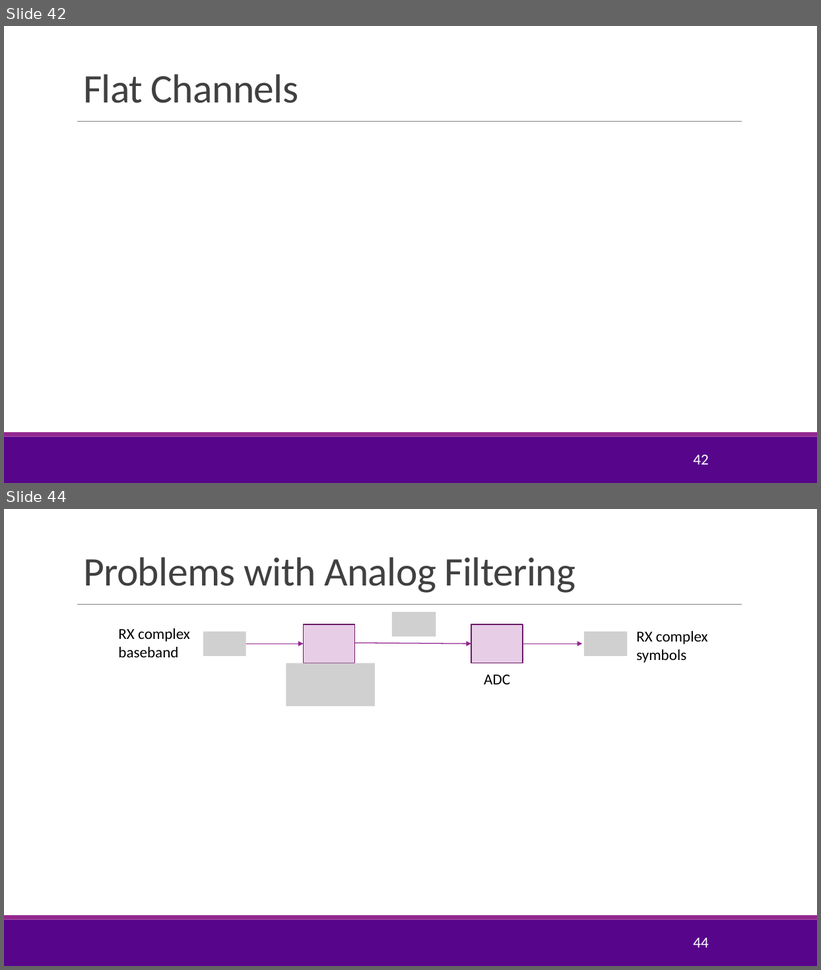
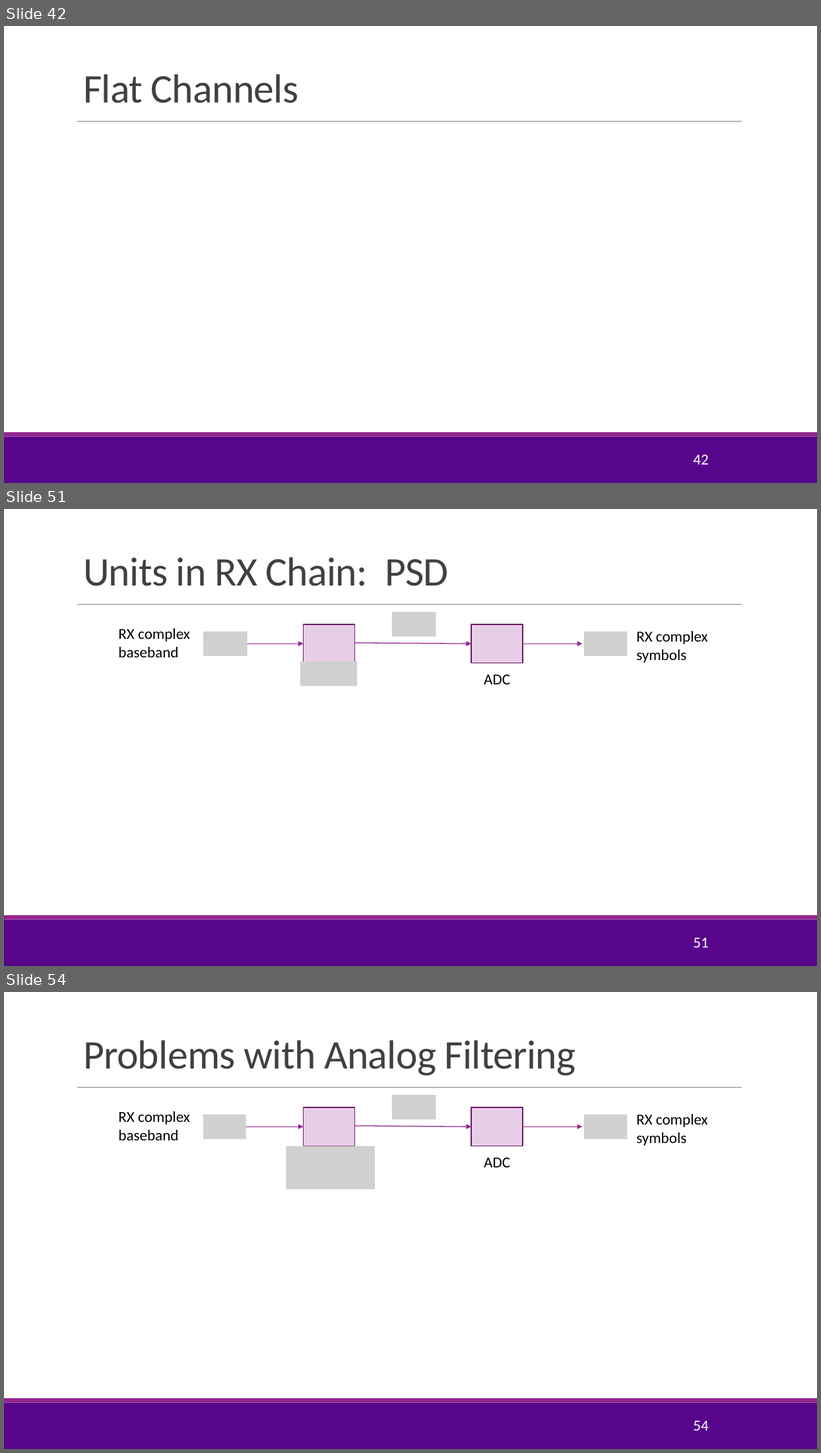
Before and after one commit to sdrangan/digitalcomm, a slide deck: Lectures/Unit03_RxFilter.pptx. Shown one above the other, each under a label of ours: slides 42 and 44 before the commit, slides 42, 51 and 54 after it; the slides between them are not shown. The pictures are 821x970 and 821x1453 pixels, drawn with LibreOffice and Linux fonts; fonts in the diff are those of the drawing; grey boxes stand for pictures; background and template pictures are left out. Boxes give left, top, right and bottom in pixels: in the first picture for what was removed or moved away, otherwise in the second. Text is boxed around its words. In the diff, an @@ line names an element or a change of style, - is before the commit and + after.

```diff
--- a/Lectures/Unit03_RxFilter.pptx
+++ b/Lectures/Unit03_RxFilter.pptx
@@ slide 51 added at (4,509,817,966), background #FFFFFF; not listed: 3 template elements that a slide beside it also shows @@
@@ title added at (83,557,449,586), 48 pt, text #404040 @@
+Units in RX Chain: PSD
@@ rectangle added at (304,625,355,663), fill #E8CDE7, outline #6C1D6A 1.25 pt @@
@@ picture added at (392,612,436,636) @@
@@ rectangle added at (471,625,523,663), fill #E8CDE7, outline #6C1D6A 1.25 pt @@
@@ text added at (118,628,190,657), 18 pt, text #000000 @@
+RX complex baseband
@@ picture added at (203,632,248,656) @@
@@ arrow added from (244, 644) to (304, 644), #92278F 1 pt @@
@@ arrow added from (354, 643) to (471, 644), #92278F 1 pt @@
@@ arrow added from (523, 644) to (582, 644), #92278F 1 pt @@
@@ picture added at (584,632,628,656) @@
@@ text added at (636,631,708,663), 18 pt, text #000000 @@
+RX complex symbols
@@ picture added at (300,661,357,686) @@
@@ text added at (484,675,510,685), 18 pt, text #000000 @@
+ADC
@@ page number added at (693,938,708,948), 18 pt, text #FFFFFF @@
+51
@@ what was slide 44 is now slide 54 @@
@@ page number at (693,1421,708,1431): text changed @@
-44
+54
```
Also in this commit, not shown: 6 slides changed, 14 other slides added, 3 other files.
